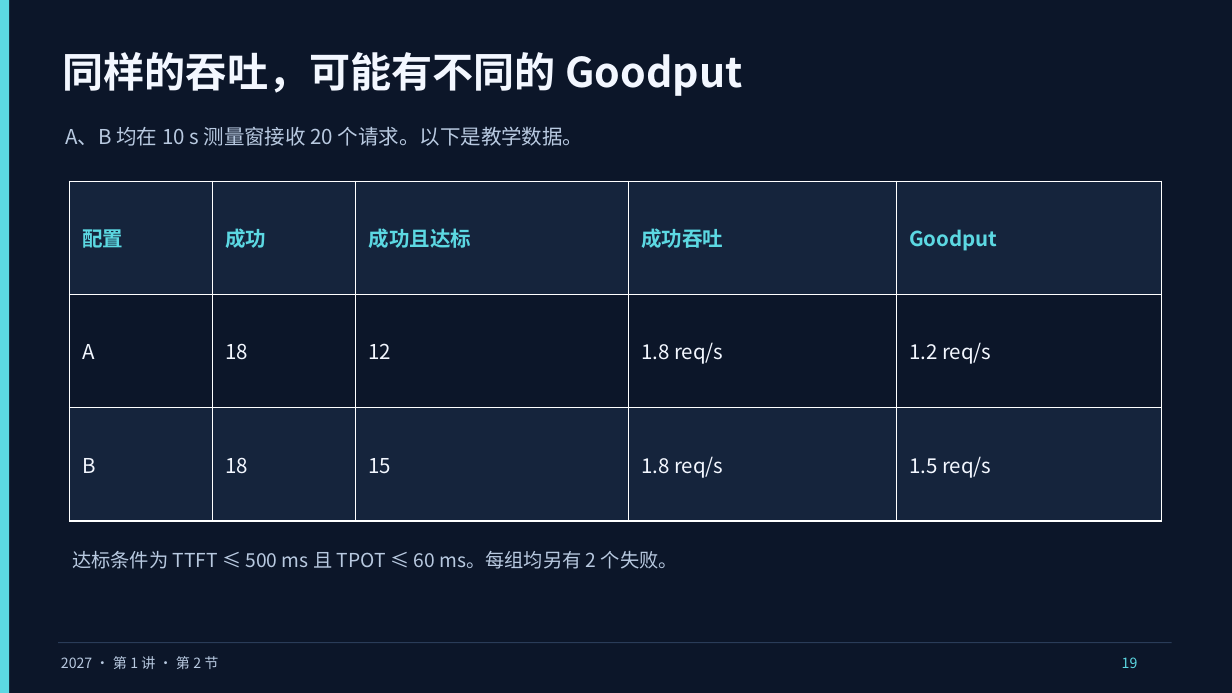
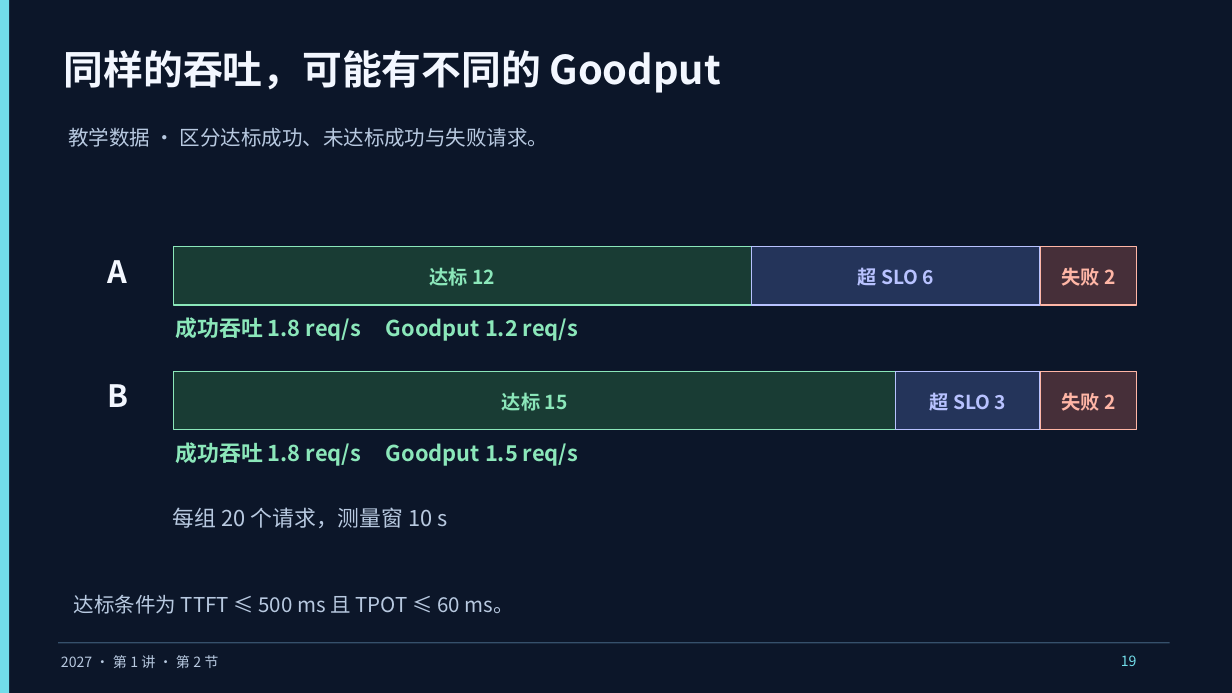
Before and after one commit to vLLM-HUST/intro-to-llm-inference-engines, a slide deck: slide 19 of build/slides/2027/lectures-8-pptx/第01讲_课程导论与评价指标.pptx. Drawn at 1232x693 pixels with LibreOffice and Linux fonts; fonts in the diff are those of the drawing. Boxes give left, top, right and bottom in pixels: in the first picture for what was removed or moved away, otherwise in the second. Text is boxed around its words. In the diff, an @@ line names an element or a change of style, - is before the commit and + after.

```diff
--- a/build/slides/2027/lectures-8-pptx/第01讲_课程导论与评价指标.pptx
+++ b/build/slides/2027/lectures-8-pptx/第01讲_课程导论与评价指标.pptx
@@ rectangle at (0,0,9,693): fill #5CD8E2 to #72DDE9 @@
@@ text "同样的吞吐，可能有不同的 Goodput" at (64,50,722,93): size 32 to 31 pt; line spacing 1.16 to 1.1 @@
@@ text at (68,127,548,147): text changed @@
-A、B 均在 10 s 测量窗接收 20 个请求。以下是教学数据。
+教学数据 · 区分达标成功、未达标成功与失败请求。
@@ table removed at (69,181,1162,521), 3 rows, 5 columns @@
-配置 | 成功 | 成功且达标 | 成功吞吐 | Goodput
-A | 18 | 12 | 1.8 req/s | 1.2 req/s
-B | 18 | 15 | 1.8 req/s | 1.5 req/s
@@ text added at (108,260,128,283), 24 pt, text #F3F7FF, bold @@
+A
@@ rectangle added at (174,247,751,305), fill #193C34, outline #8BE7BA 1.1 pt @@
@@ text added at (430,267,496,286), 15 pt, text #8BE7BA, bold @@
+达标 12
@@ rectangle added at (751,247,1041,305), fill #24345A, outline #B8C2FF 1.1 pt @@
@@ text added at (857,268,934,285), 15 pt, text #B8C2FF, bold @@
+超 SLO 6
@@ rectangle added at (1041,247,1137,305), fill #462F39, outline #FFB6A6 1.1 pt @@
@@ text added at (1061,267,1115,286), 15 pt, text #FFB6A6, bold @@
+失败 2
@@ text added at (176,317,578,341), 17 pt, text #8BE7BA, bold @@
+成功吞吐 1.8 req/s Goodput 1.2 req/s
@@ text added at (107,384,128,407), 24 pt, text #F3F7FF, bold @@
+B
@@ rectangle added at (174,372,897,430), fill #193C34, outline #8BE7BA 1.1 pt @@
@@ rectangle added at (897,372,1041,430), fill #24345A, outline #B8C2FF 1.1 pt @@
@@ rectangle added at (1041,372,1137,430), fill #462F39, outline #FFB6A6 1.1 pt @@
@@ text added at (502,392,568,411), 15 pt, text #8BE7BA, bold @@
+达标 15
@@ text added at (930,393,1006,410), 15 pt, text #B8C2FF, bold @@
+超 SLO 3
@@ text added at (1061,392,1115,411), 15 pt, text #FFB6A6, bold @@
+失败 2
@@ text added at (176,442,578,466), 17 pt, text #8BE7BA, bold @@
+成功吞吐 1.8 req/s Goodput 1.5 req/s
@@ text added at (173,507,448,528), 17 pt, text #B8C9E0 @@
+每组 20 个请求，测量窗 10 s
@@ text at (74,595,514,614): text changed; size 15 to 16 pt @@
-达标条件为 TTFT ≤ 500 ms 且 TPOT ≤ 60 ms。每组均另有 2 个失败。
+达标条件为 TTFT ≤ 500 ms 且 TPOT ≤ 60 ms。
@@ rectangle at (58,642,1170,643): fill #2A3C58 to #36506B @@
@@ text "19" at (1121,655,1137,666): text colour #5CD8E2 to #72DDE9; line spacing 1.16 to 1.1 @@
```
Also in this commit, not shown: 4 other slides changed, 8 other files.
